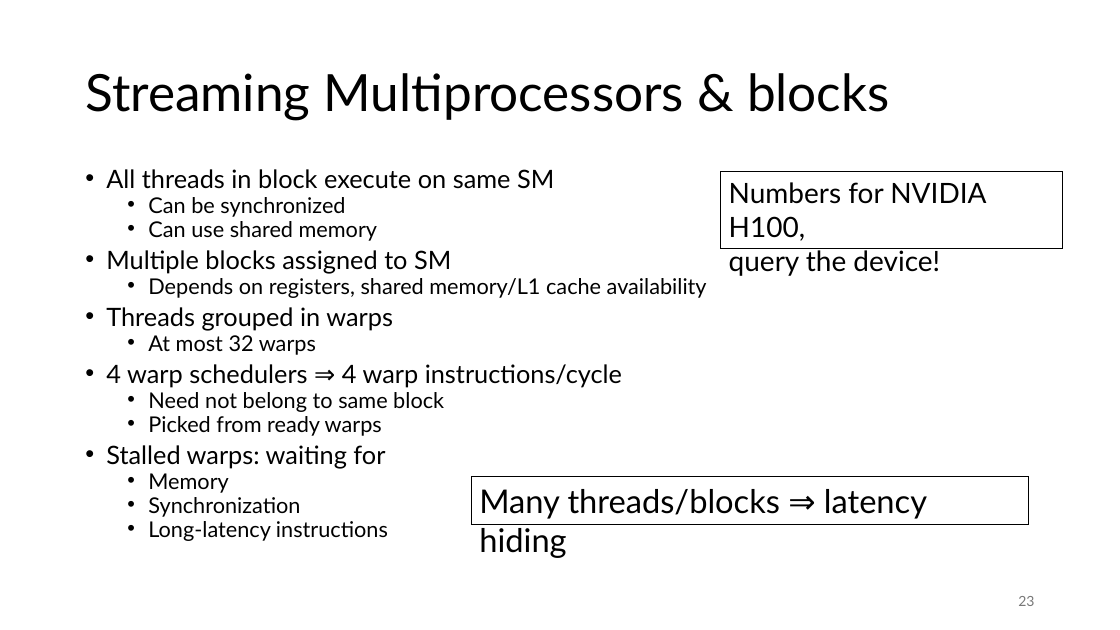
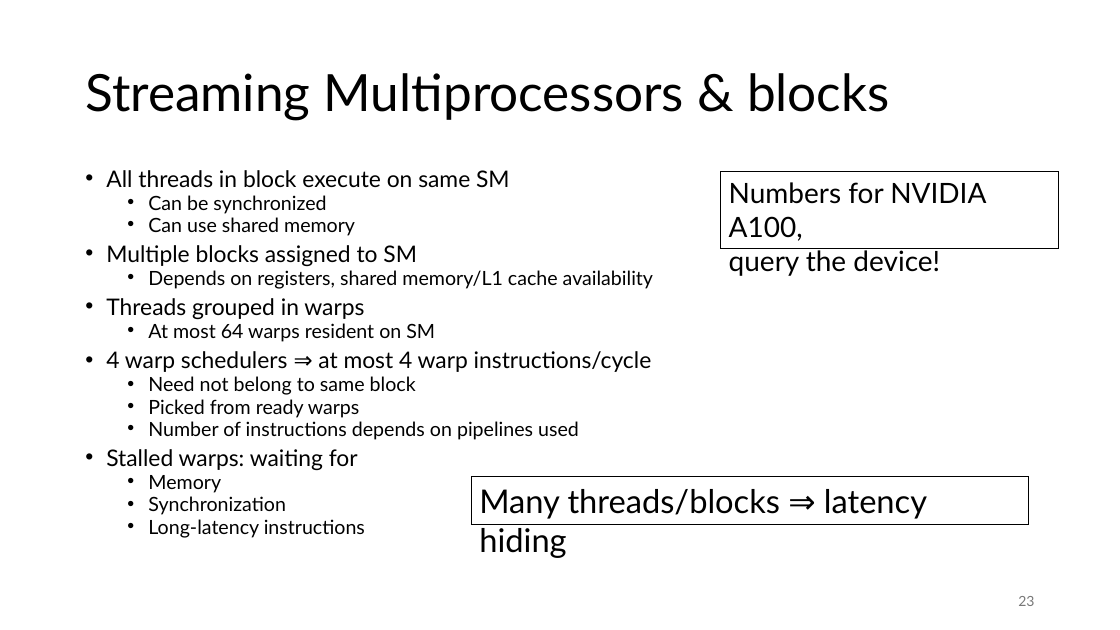
Before and after one commit to gjbex/GPU-programming, a slide deck: slide 23 of gpu_programming.pptx. Drawn at 1120x630 pixels with LibreOffice and Linux fonts; fonts in the diff are those of the drawing. Boxes give left, top, right and bottom in pixels: in the first picture for what was removed or moved away, otherwise in the second. Text is boxed around its words. In the diff, an @@ line names an element or a change of style, - is before the commit and + after.

```diff
--- a/gpu_programming.pptx
+++ b/gpu_programming.pptx
@@ text at (x1=106, y1=170, x2=653, y2=538): size 21.7 to 19.6 pt in "All threads in block execute on same ...", "Multiple blocks assigned to SM", "Threads grouped in warps", "Stalled warps: waiting for"; size 18.6 to 16.8 pt in "Can be synchronized", "Can use shared memory", "Depends on registers, shared memory/L1 cache availability", "Need not belong to same block" and 4 more places @@
@@ text in rectangle at (x1=729, y1=182, x2=986, y2=276): text changed @@
-Numbers for NVIDIA H100,
-query the device!
+Numbers for NVIDIA A100,
+query the device!
@@ text at (x1=106, y1=323, x2=652, y2=372): text changed; size 21.7 to 19.6 pt @@
-  • At most 32 warps
-• 4 warp schedulers ⇒ 4 warp instructions/cycle
+  • At most 64 warps resident on SM
+• 4 warp schedulers ⇒ at most 4 warp instructions/cycle
@@ text at (x1=148, y1=421, x2=579, y2=440): paragraph added @@
+  • Number of instructions depends on pipelines used
```
Also in this commit, not shown: 4 other slides changed, 1 other file.
